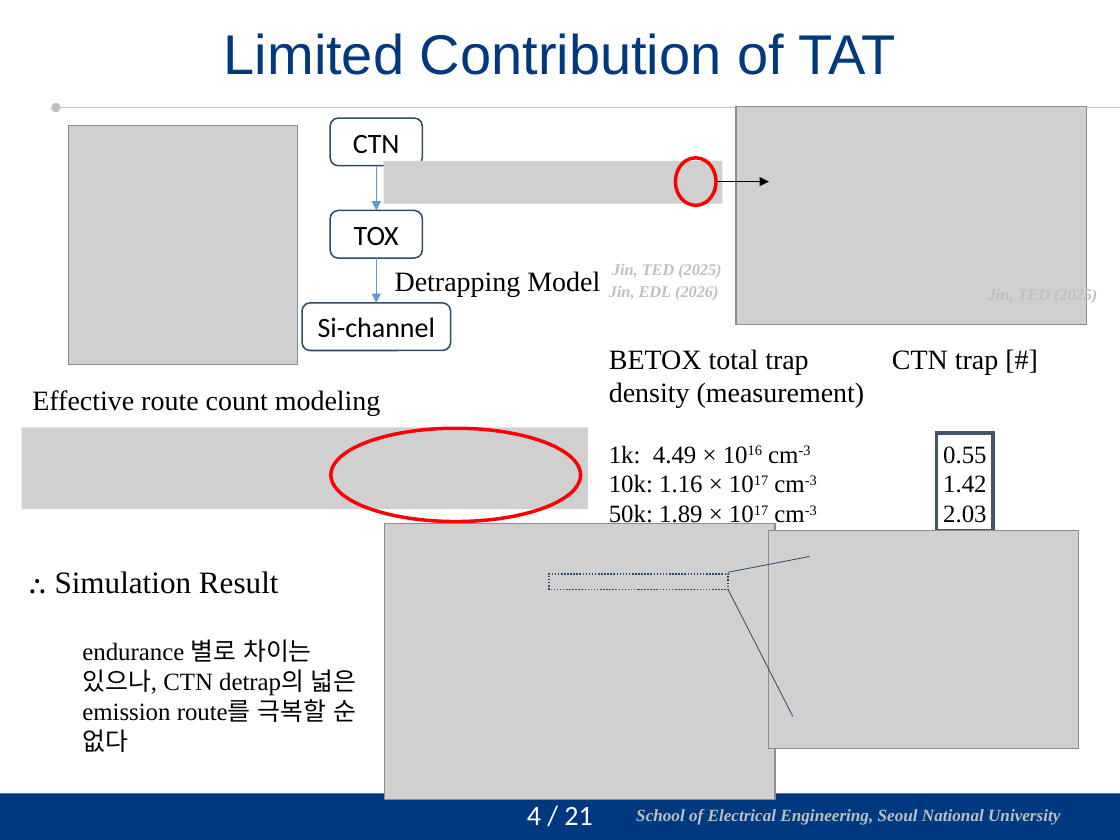
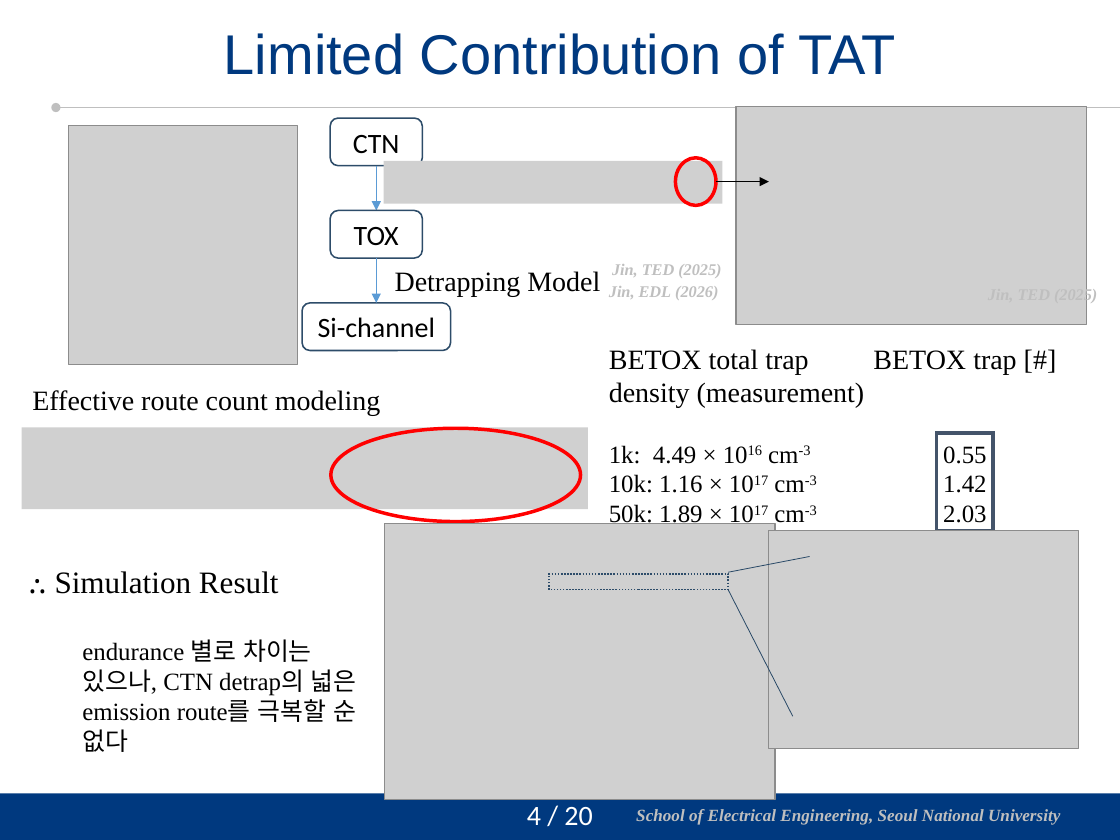
Before and after one commit to vectorcont62-dev/Graduation-SNU-MS, a slide deck: slide 5 of 진명 석사졸업 연구 정리 - 피드백 반영.pptx. Drawn at 1120x840 pixels with LibreOffice and Linux fonts; fonts in the diff are those of the drawing; grey boxes stand for pictures; background and template pictures are left out. Boxes give left, top, right and bottom in pixels: in the first picture for what was removed or moved away, otherwise in the second. Text is boxed around its words. In the diff, an @@ line names an element or a change of style, - is before the commit and + after.

```diff
--- a/진명 석사졸업 연구 정리 - 피드백 반영.pptx
+++ b/진명 석사졸업 연구 정리 - 피드백 반영.pptx
@@ text "BETOX trap [#]": place and size @@
-text "BETOX trap [#]" at (892, 350, 998, 523)
+text "BETOX trap [#]" at (873, 350, 1016, 523)
@@ text at (873, 350, 1016, 374): text changed @@
-CTN trap [#]
+BETOX trap [#]
@@ page number at (527, 807, 592, 826): text changed @@
-4 / 21
+4 / 20
```
Also in this commit, not shown: 2 other slides changed, 2 slides added, 2 slides removed, 1 other file.
